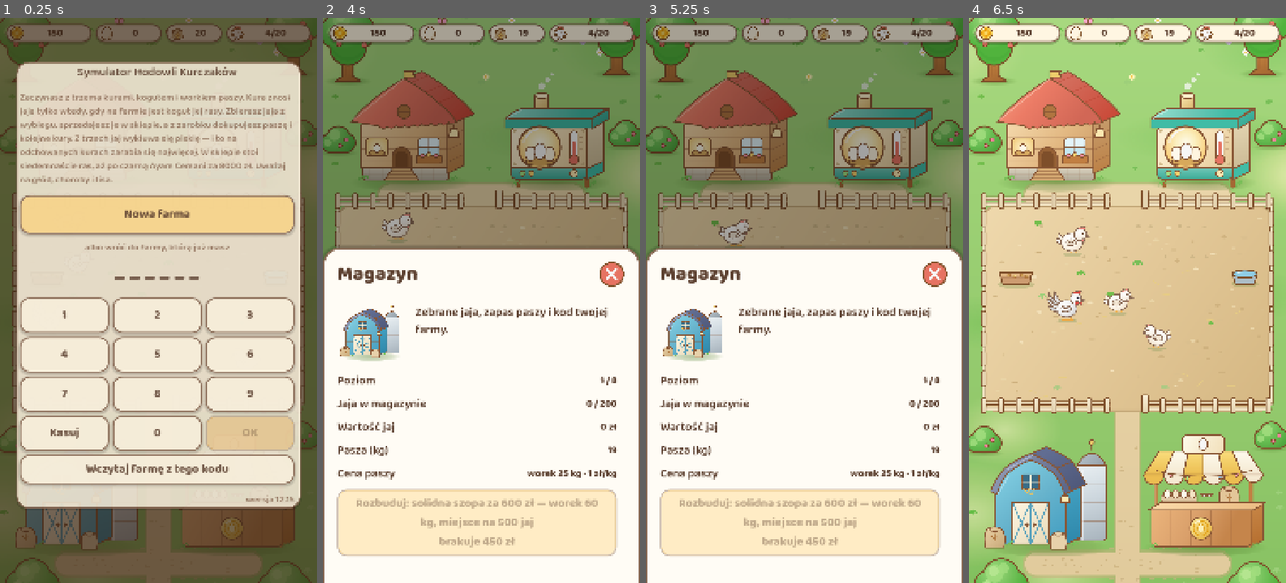
Above: before the commit, frames 1-4 (left to right).
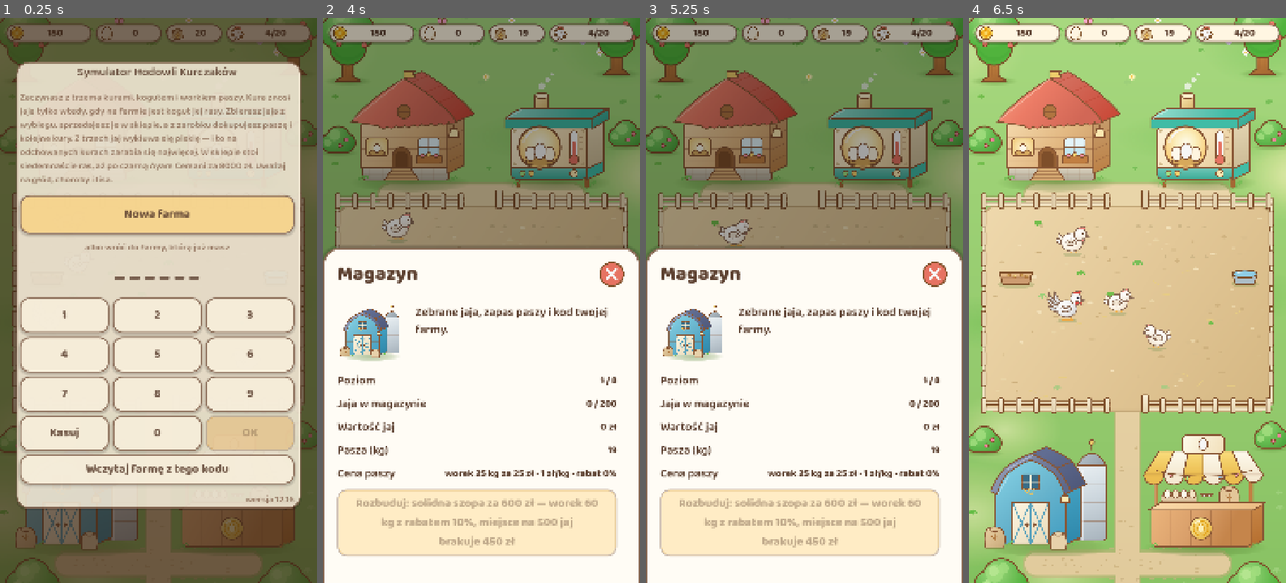
Above: after the commit, the same moments.

Repository: sodorn/kury
Game: Godot game, scene res://scenes/main/main.tscn
Same seed, same stepped clock (60 frames per second), same inputs: the game is played once before the commit and once after it.
Inputs (mouse positions are in pixels of both pictures, inside the frame that each line leads up to):
- Up to frame 1 (0.25 s): no input
- Up to frame 2 (4 s): click "Nowa farma" at 0.5 s; click "Zaczynamy!" at 1.25 s; move the mouse to (408, 131) at 2.02 s; click (408, 131) at 2.17 s; tap Enter at 2.75 s; move the mouse to (554, 131) at 2.77 s; click (554, 131) at 2.92 s; move the mouse to (402, 492) at 3.52 s; click (402, 492) at 3.67 s
- Up to frame 3 (5.25 s): move the mouse to (880, 492) at 4.27 s; click (880, 492) at 4.42 s; move the mouse to (899, 385) at 5.02 s; click (899, 385) at 5.17 s
- Up to frame 4 (6.5 s): move the mouse to (1032, 215) at 5.77 s; click (1032, 215) at 5.92 s

The runs differ from the first frame. In frame 1, less than 0.1% of the frame differs, in the area x 77-92%, y 84-86%; in frame 2, 0.9%, in the area x 18-93%, y 80-91%; in frame 3, 0.9%; in frame 4, nothing differs.

Commit message:
Wersja 12.16: hurt paszy, jaja po 100, potwierdzenie kupna, spojne napisy
Cena paszy
- Magazyn pokazywal "worek 60 kg · 0 zl/kg". Cena za kg (0,95 zl)
  szla przez NumberFormat.money(), ktore obcina do pelnych zlotych w dol.
  Teraz small_money: "worek 60 kg za 54 zl · 90 gr/kg · rabat 10%".

Hurt (wlasciciel: rabat 10-40%, rosnie ze skala, wiecej paszy naraz)
- Poziomy magazynu maja pack_discount zamiast gotowej pack_price:
  10 / 15 / 20 / 25 / 30 / 35 / 40%. Cena worka liczona z ceny bazowej
  za kg (economy.feed_pack_price / feed_pack_size). Worki: 60, 160, 400,
  1000, 2500, 6000, 15000 kg (poziom 2: 150 -> 160 kg, rowna cena 136 zl).
- Przyciski: "Kup worek paszy 60 kg za 54 zl (rabat 10%)", rozbudowa
  magazynu podaje rabat nastepnego poziomu.
- Test: z kazdym poziomem worek wiekszy, rabat wiekszy, kilogram tanszy,
  cena worka = kg x cena za kg z rabatem.

Jaja
- "Sprzedaj 100 jaj za X" zamiast sprzedazy wszystkich. Najstarsze jaja
  najpierw, ze wszystkich ras (FarmState.oldest_eggs) - te gnija pierwsze.
  Mniej niz 100 = przycisk sprzedaje resztke ("Sprzedaj 50 jaj").
  Wielkosc partii: economy.egg_sale_lot.
- Poprawna odmiana: 1 jajo, 2-4 jaja, 5 jaj, 12 jaj, 22 jaja.

Kupno kury i koguta z potwierdzeniem
- "Kupic kure Leghorn za 40 zl?" -> "Nie" / "Tak, kup".

Napisy
- Kup kure / Kup koguta / Sprzedaj kure / Sprzedaj koguta,
  "Sprzedaj chora kure do McDonalda", "Kup worek paszy".

Instrukcja: tabela magazynu z rabatem, sprzedaz po 100; przy okazji
"pusty magazyn = kury padaja po 3 min" -> 9 min (czas zegarowy).
Generator dokumentacji sam wylapal zmiane kluczy (pack_price znikl,
pack_discount i egg_sale_lot bez opisu) - opisy uzupelnione.

Testy: 1393 OK, 0 bledow. Test dymny OK (sprzedaz setki i resztki,
pytanie o kupno, "Nie" nic nie kupuje, cena za kg w magazynie).

Co-Authored-By: Claude Opus 5.5 <noreply@anthropic.com>
Claude-Session: https://claude.ai/code/session_01CjTjcWSUi8hfc7jxPFWk6D

Diff:
--- a/core/model/farm_state.gd
+++ b/core/model/farm_state.gd
@@ -495,13 +495,82 @@
 
 
 ## Worek paszy: rozmiar i cena przy obecnym poziomie magazynu.
+## Worek paszy przy obecnym magazynie. Cena liczona z ceny bazowej za kilogram
+## (economy.feed_pack_price / feed_pack_size) i rabatu hurtowego poziomu
+## magazynu (pack_discount, 0.10 = 10%). Wlasciciel: rabat 10-40%, rosnie ze
+## skala, a wiekszy magazyn to wiekszy worek.
 func feed_pack() -> Dictionary:
 	var economy: Dictionary = GameData.balance().get("economy", {})
+	var base_size := maxf(1.0, float(economy.get("feed_pack_size", 25)))
+	var base_kg := float(economy.get("feed_pack_price", 25)) / base_size
 	var upgrade := current_building_upgrade("storage")
+	var size := float(upgrade.get("pack_size", base_size))
+	var discount := clampf(float(upgrade.get("pack_discount", 0.0)), 0.0, 0.95)
+	var per_kg := base_kg * (1.0 - discount)
 	return {
-		"size": float(upgrade.get("pack_size", economy.get("feed_pack_size", 25))),
-		"price": float(upgrade.get("pack_price", economy.get("feed_pack_price", 60))),
+		"size": size,
+		# Do pelnych groszy, zeby cena na przycisku i pobrana kwota sie zgadzaly.
+		"price": round(size * per_kg * 100.0) / 100.0,
+		"per_kg": per_kg,
+		"discount": discount,
 	}
+
+
+## Ktore jaja pojda w nastepnej partii sprzedazy: NAJSTARSZE, niezaleznie od
+## rasy - wlasnie one najszybciej zgnija. Zwraca {rasa: sztuk}. Nic nie zmienia.
+func oldest_eggs(count: int) -> Dictionary:
+	var out := {}
+	# Kursor po wiaderkach kazdej rasy: [indeks wiaderka, zabrane z niego].
+	var cursor := {}
+	var spare := {}
+	for breed_id: String in eggs:
+		cursor[breed_id] = [0, 0]
+		# Jaja bez metryki wieku (stare zapisy) traktujemy jak najswiezsze.
+		var in_buckets := 0
+		for bucket: Array in egg_ages.get(breed_id, []):
+			in_buckets += int(bucket[0])
+		spare[breed_id] = maxi(0, int(eggs[breed_id]) - in_buckets)
+	var left := count
+	while left > 0:
+		var best := ""
+		var best_age := -1.0
+		for breed_id: String in cursor:
+			var buckets: Array = egg_ages.get(breed_id, [])
+			var at: Array = cursor[breed_id]
+			if int(at[0]) < buckets.size():
+				var age := float(buckets[int(at[0])][1])
+				if age > best_age:
+					best_age = age
+					best = breed_id
+			elif int(spare[breed_id]) > 0 and best_age < 0.0:
+				best = breed_id
+				best_age = 0.0
+		if best.is_empty():
+			break
+		var buckets: Array = egg_ages.get(best, [])
+		var at: Array = cursor[best]
+		var take := 0
+		if int(at[0]) < buckets.size():
+			var room := int(buckets[int(at[0])][0]) - int(at[1])
+			take = mini(room, left)
+			at[1] = int(at[1]) + take
+			if int(at[1]) >= int(buckets[int(at[0])][0]):
+				at[0] = int(at[0]) + 1
+				at[1] = 0
+		else:
+			take = mini(int(spare[best]), left)
+			spare[best] = int(spare[best]) - take
+		out[best] = int(out.get(best, 0)) + take
+		left -= take
+	return out
+
+
+## Wartosc zestawu jaj {rasa: sztuk}.
+static func eggs_worth(lot: Dictionary) -> float:
+	var total := 0.0
+	for breed_id: String in lot:
+		total += float(lot[breed_id]) * egg_value(breed_id)
+	return total
 
 
 ## Ile razy rzadziej przychodzi lis dzieki plotowi albo psu.
--- a/core/util/game_data.gd
+++ b/core/util/game_data.gd
@@ -11,7 +11,7 @@
 ## Numer wersji gry. Jedno miejsce do podbicia przy wydaniu — pokazuje sie
 ## na ekranie powitalnym, zeby bylo widac, czy przegladarka wczytala nowa
 ## wersje, czy podsunela stara z pamieci.
-const VERSION := "12.15"
+const VERSION := "12.16"
 
 static var _balance: Dictionary = {}
 static var _buildings: Array = []
--- a/core/util/number_format.gd
+++ b/core/util/number_format.gd
@@ -41,3 +41,15 @@
 	if grosze % 100 == 0:
 		return money(amount)
 	return "%d,%02d zł" % [grosze / 100, grosze % 100]
+
+
+## Liczba jaj z poprawna polska koncowka: 1 jajo, 2-4 jaja, 5 jaj, 22 jaja,
+## 12 jaj, 100 jaj.
+static func eggs(count: int) -> String:
+	var n := absi(count)
+	var word := "jaj"
+	if n == 1:
+		word = "jajo"
+	elif n % 10 >= 2 and n % 10 <= 4 and not (n % 100 >= 12 and n % 100 <= 14):
+		word = "jaja"
+	return "%s %s" % [grouped(count), word]
--- a/data/balance.json
+++ b/data/balance.json
@@ -21,6 +21,7 @@
     "_opis_kogut": "Kogut kosztuje 250% ceny kury tej samej rasy (Tomek, 2026-11-24). Jeden kogut obsluguje cala rase, wiec przy cenie kury byl najtanszym obowiazkowym zakupem w grze.",
     "feed_per_hen_minute": 0.34,
     "chick_feed_multiplier": 0.5,
+    "egg_sale_lot": 100,
     "egg_spoil_hours": 4.0
   },
   "run": {
@@ -194,49 +195,49 @@
         {
           "name": "STORE_T1",
           "pack_size": 60,
-          "pack_price": 57,
+          "pack_discount": 0.10,
           "price": 600,
           "egg_capacity": 500
         },
         {
           "name": "STORE_T2",
-          "pack_size": 150,
-          "pack_price": 135,
+          "pack_size": 160,
+          "pack_discount": 0.15,
           "price": 3000,
           "egg_capacity": 1000
         },
         {
           "name": "STORE_T3",
           "pack_size": 400,
-          "pack_price": 340,
+          "pack_discount": 0.20,
           "price": 10500,
           "egg_capacity": 2000
         },
         {
           "name": "STORE_T4",
           "pack_size": 1000,
-          "pack_price": 800,
+          "pack_discount": 0.25,
           "price": 30000,
           "egg_capacity": 10000
         },
         {
           "name": "STORE_T5",
           "pack_size": 2500,
-          "pack_price": 1875,
+          "pack_discount": 0.30,
           "price": 80000,
           "egg_capacity": 50000
         },
         {
           "name": "STORE_T6",
           "pack_size": 6000,
-          "pack_price": 4200,
+          "pack_discount": 0.35,
           "price": 200000,
           "egg_capacity": 150000
         },
         {
           "name": "STORE_T7",
           "pack_size": 15000,
-          "pack_price": 9750,
+          "pack_discount": 0.40,
           "price": 540000,
           "egg_capacity": 500000
         }
--- a/data/strings.csv
+++ b/data/strings.csv
@@ -95,9 +95,9 @@
 STORE_T6,"wielki silos"
 STORE_T7,"elewator"
 PANEL_UPGRADE_GUARD,"Kup %s za %s — lis odejdzie z niczym w %d%% podejść"
-PANEL_UPGRADE_STORAGE,"Rozbuduj: %s za %s — worek %d kg, miejsce na %s jaj"
+PANEL_UPGRADE_STORAGE,"Rozbuduj: %s za %s — worek %d kg z rabatem %d%%, miejsce na %s jaj"
 PANEL_FEED_PRICE,Cena paszy
-PANEL_FEED_PRICE_VALUE,"worek %d kg · %s/kg"
+PANEL_FEED_PRICE_VALUE,"worek %d kg za %s · %s/kg · rabat %d%%"
 PANEL_SICK,Chore kury
 PANEL_VACCINATED,Zaszczepione
 PANEL_CHICKS,Pisklęta
@@ -112,6 +112,9 @@
 CONFIRM_SELL_HEN,"Sprzedać kurę %s za %s?"
 CONFIRM_SELL_ROOSTER,"Sprzedać koguta %s za %s?"
 CONFIRM_YES,"Tak, sprzedaj"
+CONFIRM_YES_BUY,"Tak, kup"
+CONFIRM_BUY_HEN,"Kupić kurę %s za %s?"
+CONFIRM_BUY_ROOSTER,"Kupić koguta %s za %s?"
 CONFIRM_NO,"Nie"
 PANEL_EGGS_WORTH,Wartość jaj
 PANEL_NEXT_EGG,Najbliższe jajko
@@ -131,13 +134,14 @@
 PANEL_SERVER_OK,połączony
 PANEL_SERVER_DOWN,"brak połączenia"
 PANEL_CLOUD_OFF,"Zapis na serwerze: wyłączony (gra zapisuje się w tej przeglądarce)"
-PANEL_SELL_EGGS,"Sprzedaj jaja (%d szt. za %s)"
-PANEL_BUY_FEED,"Kup paszę (%d kg za %s)"
+PANEL_SELL_EGGS,"Sprzedaj %s za %s"
+PANEL_BUY_FEED,"Kup worek paszy %d kg za %s"
+PANEL_BUY_FEED_DISCOUNT,"Kup worek paszy %d kg za %s (rabat %d%%)"
 PANEL_BUY_MEDICINE,"Kup lek za %s — wyleczy najdroższą chorą kurę (chorych: %d)"
 PANEL_BUY_VACCINE,"Zaszczep stado za %s (bez szczepienia: %d)"
 PANEL_VACCINE_NOTE,"Szczepienie chroni do końca życia, ale tylko kury, które żyją w chwili szczepienia. Nowe pisklęta trzeba zaszczepić osobno."
-PANEL_BUY_HEN,"Kup za %s (masz %d szt.)"
-PANEL_SELL_HEN,"Sprzedaj za %s (masz %d szt.)"
+PANEL_BUY_HEN,"Kup kurę za %s (masz %d)"
+PANEL_SELL_HEN,"Sprzedaj kurę za %s (masz %d)"
 PANEL_UPGRADE_INCUBATOR,"Rozbuduj: %s — %d miejsc za %s"
 PANEL_LOCKED,Zablokowana
 PANEL_LOCKED_PRICE,"Cena po odblokowaniu: %s"
@@ -161,7 +165,7 @@
 PANEL_INCUBATOR_EMPTY,"Inkubator pusty — włóż jaja przyciskiem niżej"
 PANEL_INCUBATOR_SPEED,"Rozbudowa dodaje miejsca, nie przyspiesza wykluwania"
 PANEL_NO_OWN_BREEDS,"Najpierw kup choć jedną kurę — z jej jaj wyklują się pisklęta tej samej rasy."
-PANEL_SOLD,"Sprzedano %d jaj za %s."
+PANEL_SOLD,"Sprzedano %s za %s."
 PANEL_FEED_BOUGHT,"Pasza dosypana do magazynu."
 PANEL_HEN_BOUGHT,"%s dołączyła do stada."
 PANEL_HEN_SOLD,"Sprzedano kurę rasy %s za %s."
@@ -257,7 +261,7 @@
 UPDATE_STUCK,"Jest nowa wersja gry (%s), ale przeglądarka trzyma starą. Odśwież stronę ręcznie."
 HINT_FOX_CHASED,"Pies wygryzł lisa z wybiegu. Ten uciekł, kulejąc."
 HINT_FOX_KILLED,"Pies dopadł lisa i rozszarpał go na trawie. Następny długo się nie pokaże."
-PANEL_CULL_HEN,"Sprzedaj chorą do McDonalda za %s (chorych: %d)"
+PANEL_CULL_HEN,"Sprzedaj chorą kurę do McDonalda za %s (chorych: %d)"
 PANEL_HEN_CULLED,"Chora sztuka rasy %s została ubita."
 ALERT_NO_FEED_TITLE,"Skończyła się pasza"
 ALERT_NO_FEED_BODY,"Bez paszy kury przestają znosić jaja, inkubator i odchów stają, a po trzech minutach stado zaczyna padać — tym szybciej, im jest większe. Kup worek w sklepie."
--- a/project.godot
+++ b/project.godot
@@ -11,7 +11,7 @@
 [application]
 
 config/name="Chicken Farm Simulator"
-config/version="12.15"
+config/version="12.16"
 run/main_scene="res://scenes/main/main.tscn"
 config/features=PackedStringArray("4.7", "GL Compatibility")
 config/icon="res://assets/icon.svg"
--- a/scenes/ui/panels/building_panel.gd
+++ b/scenes/ui/panels/building_panel.gd
@@ -292,12 +292,15 @@
 					int(Game.state.eggs.get(breed_id, 0)),
 					NumberFormat.money(int(Game.state.eggs.get(breed_id, 0)) * FarmState.egg_value(breed_id))])
 
+	# Cena za kilogram jest ponizej zlotowki - zwykle money() obcina do pelnych
+	# zlotych w dol i pokazywalo "0 zl/kg" (zgloszenie wlasciciela).
 	_add_row("PANEL_FEED_PRICE",
 			func() -> String:
 				var pack := Game.state.feed_pack()
 				return tr("PANEL_FEED_PRICE_VALUE") % [
-					int(pack["size"]),
-					NumberFormat.money(float(pack["price"]) / maxf(1.0, float(pack["size"])))])
+					int(pack["size"]), NumberFormat.money(float(pack["price"])),
+					NumberFormat.small_money(float(pack["per_kg"])),
+					int(round(float(pack["discount"]) * 100.0))])
 	_add_action(true,
 			func() -> bool: return Game.state.money >= float(
 					Game.state.next_building_upgrade("storage").get("price", 0)),
@@ -308,6 +311,7 @@
 					tr(String(upgrade.get("name", ""))),
 					NumberFormat.money(float(upgrade.get("price", 0))),
 					int(size),
+					int(round(float(upgrade.get("pack_discount", 0.0)) * 100.0)),
 					NumberFormat.grouped(int(upgrade.get("egg_capacity", 0)))],
 			func() -> void: _on_upgrade("storage"),
 			func() -> bool: return not Game.state.next_building_upgrade("storage").is_empty(),
@@ -446,16 +450,25 @@
 
 ## Sklep: jaja, pasza, weterynaria i karty ras ze zdjeciem.
 func _build_shop() -> void:
+	# Jaja idą partiami (economy.egg_sale_lot), najstarsze najpierw. Gdy
+	# zostalo mniej niz partia, przycisk sprzedaje resztke - inaczej zgnilaby.
 	_add_action(true,
 			func() -> bool: return Game.state.egg_count() > 0,
-			func() -> String: return tr("PANEL_SELL_EGGS") % [
-				Game.state.egg_count(), NumberFormat.money(Game.state.eggs_value())],
+			func() -> String:
+				var n := mini(Game.egg_sale_lot(), Game.state.egg_count())
+				var lot := Game.state.oldest_eggs(n)
+				return tr("PANEL_SELL_EGGS") % [
+					NumberFormat.eggs(n), NumberFormat.money(FarmState.eggs_worth(lot))],
 			_on_sell_eggs)
 
 	_add_action(false,
 			func() -> bool: return Game.state.money >= float(Game.state.feed_pack()["price"]),
 			func() -> String:
 				var pack := Game.state.feed_pack()
+				if float(pack["discount"]) > 0.0:
+					return tr("PANEL_BUY_FEED_DISCOUNT") % [
+						int(pack["size"]), NumberFormat.money(float(pack["price"])),
+						int(round(float(pack["discount"]) * 100.0))]
 				return tr("PANEL_BUY_FEED") % [
 					int(pack["size"]), NumberFormat.money(float(pack["price"]))],
 			_on_buy_feed)
@@ -601,10 +614,10 @@
 
 
 func _on_sell_eggs() -> void:
-	var sold := Game.state.egg_count()
-	var earned := Game.sell_eggs()
+	var sold := mini(Game.egg_sale_lot(), Game.state.egg_count())
+	var earned := Game.sell_eggs(sold)
 	if earned > 0.0:
-		_flash(tr("PANEL_SOLD") % [sold, NumberFormat.money(earned)])
+		_flash(tr("PANEL_SOLD") % [NumberFormat.eggs(sold), NumberFormat.money(earned)])
 
 
 func _on_buy_feed() -> void:
@@ -612,7 +625,17 @@
 		_flash(tr("PANEL_FEED_BOUGHT"))
 
 
+## Kupno tez idzie przez potwierdzenie (wlasciciel, 24.11) - droga rasa to
+## tysiace zlotych, a przycisk stoi tuz obok sprzedazy.
 func _on_buy_hen(breed_id: String, breed_name: String, rooster: bool = false) -> void:
+	var price := FarmState.hen_buy_price(breed_id, rooster)
+	var key := "CONFIRM_BUY_ROOSTER" if rooster else "CONFIRM_BUY_HEN"
+	_ask(tr(key) % [breed_name, NumberFormat.money(price)],
+			func() -> void: _do_buy_hen(breed_id, breed_name, rooster),
+			tr("CONFIRM_YES_BUY"))
+
+
+func _do_buy_hen(breed_id: String, breed_name: String, rooster: bool) -> void:
 	if Game.buy_hen(breed_id, rooster):
 		var key := "PANEL_ROOSTER_BOUGHT" if rooster else "PANEL_HEN_BOUGHT"
 		_flash(tr(key) % breed_name)
@@ -646,7 +669,7 @@
 ## Pytanie "na pewno?" w srodku panelu. Celowo nie jest to okno systemowe:
 ## gra chodzi w przegladarce na telefonie, gdzie wlasne okienko wyglada
 ## obco i potrafi sie nie zmiescic.
-func _ask(question: String, on_yes: Callable) -> void:
+func _ask(question: String, on_yes: Callable, yes_text: String = "") -> void:
 	if _confirm != null and is_instance_valid(_confirm):
 		_confirm.queue_free()
 	# Zaslona na caly panel: przyciemnia tlo, lapie dotkniecia, zeby nie
@@ -675,7 +698,7 @@
 	var buttons := HBoxContainer.new()
 	buttons.add_theme_constant_override("separation", 18)
 	var yes := Button.new()
-	yes.text = tr("CONFIRM_YES")
+	yes.text = yes_text if not yes_text.is_empty() else tr("CONFIRM_YES")
 	yes.theme_type_variation = &"PrimaryButton"
 	yes.size_flags_horizontal = Control.SIZE_EXPAND_FILL
 	var no := Button.new()
--- a/services/game.gd
+++ b/services/game.gd
@@ -504,15 +504,34 @@
 
 
 ## Sprzedaje wszystkie zebrane jaja. Zwraca zarobek w zlotowkach.
-func sell_eggs() -> float:
-	var earned := state.eggs_value()
+## Sprzedaje jaja. `count` > 0 = tylko tyle sztuk, najstarsze najpierw
+## (przycisk w sklepie sprzedaje partiami - economy.egg_sale_lot). Bez
+## argumentu - wszystkie. Zwraca zarobek.
+func sell_eggs(count: int = 0) -> float:
+	if count <= 0:
+		var earned_all := state.eggs_value()
+		if earned_all <= 0.0:
+			return 0.0
+		state.money += earned_all
+		state.eggs.clear()
+		state.egg_ages.clear()
+		Events.resources_changed.emit()
+		return earned_all
+	var lot := state.oldest_eggs(count)
+	var earned := 0.0
+	for breed_id: String in lot:
+		var taken := state.take_eggs(breed_id, int(lot[breed_id]))
+		earned += taken * FarmState.egg_value(breed_id)
 	if earned <= 0.0:
 		return 0.0
 	state.money += earned
-	state.eggs.clear()
-	state.egg_ages.clear()
 	Events.resources_changed.emit()
 	return earned
+
+
+## Ile jaj idzie w jednej partii sprzedazy.
+func egg_sale_lot() -> int:
+	return maxi(1, int(GameData.balance().get("economy", {}).get("egg_sale_lot", 100)))
 
 
 # --- pasza --------------------------------------------------------------
--- a/tests/run_tests.gd
+++ b/tests/run_tests.gd
@@ -41,6 +41,7 @@
 	_test_dog()
 	_test_dog_in_action()
 	_test_dog_offline()
+	_test_egg_lots()
 	_test_breed_gating()
 	_test_guard_migration()
 	_test_fox_return_speed()
@@ -1297,14 +1298,26 @@
 			poprzednia_wartosc = wartosc
 			poprzedni_koszt_jednostki = koszt_jednostki
 
-	# Magazyn ma sens tylko wtedy, gdy kilogram paszy z kazdym poziomem tanieje.
-	var economy: Dictionary = GameData.balance().get("economy", {})
-	var za_kg := float(economy.get("feed_pack_price", 25)) / maxf(1.0, float(economy.get("feed_pack_size", 25)))
-	for poziom: Dictionary in (GameData.balance().get("buildings", {}).get("storage", {}).get("upgrades", []) as Array):
-		var nowy := float(poziom.get("pack_price", 0)) / maxf(1.0, float(poziom.get("pack_size", 1)))
-		_check(nowy < za_kg, "%s: kilogram paszy tanieje (%.2f -> %.2f)"
-				% [String(poziom.get("name", "")), za_kg, nowy])
-		za_kg = nowy
+	# Hurt: kazdy poziom magazynu to wiekszy worek i wiekszy rabat, wiec
+	# kilogram paszy tanieje (wlasciciel: rabat 10-40% rosnie ze skala).
+	var stan := FarmState.new()
+	var poprzedni := stan.feed_pack()
+	_check(is_zero_approx(float(poprzedni["discount"])), "bez rozbudowy magazynu nie ma rabatu")
+	var poziomy: Array = GameData.balance().get("buildings", {}).get("storage", {}).get("upgrades", [])
+	for i in poziomy.size():
+		stan.storage_level = i + 1
+		var worek := stan.feed_pack()
+		var nazwa := String(poziomy[i].get("name", ""))
+		_check(float(worek["discount"]) > float(poprzedni["discount"]),
+				"%s: rabat rosnie (%.0f%% -> %.0f%%)" % [nazwa,
+				float(poprzedni["discount"]) * 100.0, float(worek["discount"]) * 100.0])
+		_check(float(worek["discount"]) < 0.95, "%s: rabat ponizej 95%%" % nazwa)
+		_check(float(worek["size"]) > float(poprzedni["size"]), "%s: worek wiekszy" % nazwa)
+		_check(float(worek["per_kg"]) < float(poprzedni["per_kg"]), "%s: kilogram tanieje" % nazwa)
+		_check(is_equal_approx(float(worek["price"]),
+				round(float(worek["size"]) * float(worek["per_kg"]) * 100.0) / 100.0),
+				"%s: cena worka = kg x cena za kg z rabatem" % nazwa)
+		poprzedni = worek
 
 	# Inkubator nie moze wyprzedzic kurnika: nie ma gdzie wstawic piskląt.
 	var coop_max := 0
@@ -1533,6 +1546,45 @@
 ## przy grze w tle lis zabieral caly lup naraz, a pies nie dostawal nawet
 ## jednego rzutu kostka — czyli w nocy, gdy jest najbardziej potrzebny,
 ## nie robil nic. Sredni lup z wielu wizyt: bez psa, z kundlem, z owczarkiem.
+## Sklep sprzedaje jaja partiami po economy.egg_sale_lot, najstarsze najpierw
+## - bez wzgledu na rase, bo to najstarsze gnija najszybciej.
+func _test_egg_lots() -> void:
+	Game.new_game()
+	var s := Game.state
+	s.eggs.clear()
+	s.egg_ages.clear()
+	s.add_egg("cemani", 30)
+	s.age_eggs(3600.0, 999999.0)  # cemani: godzina
+	s.add_egg("leghorn", 150)
+	s.age_eggs(600.0, 999999.0)   # cemani 70 min, leghorn 10 min
+	s.add_egg("marans", 20)     # swieze
+	var partia := s.oldest_eggs(100)
+	_check(int(partia.get("cemani", 0)) == 30, "partia zaczyna od najstarszych (cemani 30)")
+	_check(int(partia.get("leghorn", 0)) == 70, "potem kolejne wedlug wieku (leghorn 70)")
+	_check(not partia.has("marans"), "swieze jaja zostaja")
+	_check(s.egg_count() == 200, "podglad partii niczego nie zabiera")
+	var oczekiwane := FarmState.eggs_worth(partia)
+	var pieniadze := s.money
+	var zarobek := Game.sell_eggs(100)
+	_check(is_equal_approx(zarobek, oczekiwane), "sprzedaz daje tyle, ile pokazal przycisk")
+	_check(is_equal_approx(s.money, pieniadze + zarobek), "pieniadze doszly")
+	_check(s.egg_count() == 100, "zostalo 100 jaj")
+	_check(int(s.eggs.get("cemani", 0)) == 0 and int(s.eggs.get("leghorn", 0)) == 80
+			and int(s.eggs.get("marans", 0)) == 20, "zeszly dokladnie te z partii")
+	Game.sell_eggs(100)
+	Game.sell_eggs(100)
+	_check(s.egg_count() == 0, "resztka ponizej partii tez sie sprzedaje")
+	_check(Game.egg_sale_lot() == int(GameData.balance()["economy"].get("egg_sale_lot", -1)),
+			"wielkosc partii z balance.json")
+
+	for para: Array in [[1, "1 jajo"], [2, "2 jaja"], [4, "4 jaja"], [5, "5 jaj"], [12, "12 jaj"],
+			[14, "14 jaj"], [22, "22 jaja"], [100, "100 jaj"], [1003, NumberFormat.grouped(1003) + " jaja"]]:
+		_check(NumberFormat.eggs(int(para[0])) == String(para[1]),
+				"odmiana: %s (jest '%s')" % [para[1], NumberFormat.eggs(int(para[0]))])
+	# Cena za kilogram ponizej zlotowki nie moze wyjsc jako "0 zl".
+	_check(NumberFormat.small_money(0.9) == "90 gr", "90 groszy to '90 gr'")
+
+
 func _test_dog_offline() -> void:
 	var proby := 300
 	var sredni := func(dog: int) -> Array:
--- a/tests/smoke_ui.gd
+++ b/tests/smoke_ui.gd
@@ -59,6 +59,7 @@
 	await _test_unlock_popup()
 	await _test_farm_code_restore()
 	await _test_sick_and_fox_look()
+	await _test_feed_panels()
 	await _test_upgrade_looks()
 	await _test_dog_breeds()
 	await _test_fox_death()
@@ -263,10 +264,27 @@
 	if rows.size() < 3:
 		return
 
+	# Jaja schodza partiami po 100, a resztka ponizej setki tez.
+	Game.state.eggs.clear()
+	Game.state.egg_ages.clear()
+	Game.state.add_egg("leghorn", 150)
+	await _frames(20)
+	var sprzedaz := rows[0] as Button
+	_check(sprzedaz.text.begins_with("Sprzedaj 100 jaj za"),
+			"przycisk sprzedaje setke (jest '%s')" % sprzedaz.text)
 	var money_before: float = Game.state.money
-	(rows[0] as Button).emit_signal("pressed")
+	sprzedaz.emit_signal("pressed")
+	await _frames(20)
+	_check(Game.state.egg_count() == 50 and Game.state.money > money_before,
+			"po sprzedazy setki zostaje 50 jaj (jest %d)" % Game.state.egg_count())
+	_check(sprzedaz.text.begins_with("Sprzedaj 50 jaj za"), "potem przycisk sprzedaje resztke")
+	sprzedaz.emit_signal("pressed")
 	await _frames(10)
-	_check(Game.state.egg_count() == 0 and Game.state.money > money_before, "sprzedaz jaj dziala")
+	_check(Game.state.egg_count() == 0, "sprzedaz jaj dziala do konca")
+	_check(sprzedaz.disabled, "bez jaj przycisk jest wyszarzony")
+	var pasza_btn := rows[1] as Button
+	_check(pasza_btn.text.begins_with("Kup worek paszy"),
+			"przycisk paszy: 'Kup worek paszy ...' (jest '%s')" % pasza_btn.text)
 
 	var feed_before: float = Game.state.feed
 	(rows[1] as Button).emit_signal("pressed")
@@ -282,11 +300,33 @@
 	_check(last_card != null and last_card.disabled, "ale bez pieniedzy przycisk jest wyszarzony")
 
 	var hens_before: int = Game.state.hen_count()
+	_check(open_card != null and open_card.text.begins_with("Kup kurę za"),
+			"przycisk mowi 'Kup kurę za ...' (jest '%s')" % (open_card.text if open_card else ""))
 	if open_card != null:
 		open_card.emit_signal("pressed")
+	await _frames(20)
+	# Kupno idzie przez potwierdzenie (wlasciciel, 24.11).
+	_check(Game.state.hen_count() == hens_before, "samo klikniecie jeszcze nie kupuje")
+	var tak_kup := _button_labelled(tr("CONFIRM_YES_BUY"))
+	var nie_kup := _button_labelled(tr("CONFIRM_NO"))
+	_check(tak_kup != null and nie_kup != null, "pojawilo sie pytanie o kupno")
+	var ekran := Rect2(Vector2.ZERO, get_viewport().get_visible_rect().size)
+	if tak_kup != null:
+		_check(ekran.encloses(tak_kup.get_global_rect()), "'Tak, kup' miesci sie na ekranie")
+	_shot("pytanie_kupno.png")
+	if nie_kup != null:
+		nie_kup.emit_signal("pressed")
+	await _frames(20)
+	_check(Game.state.hen_count() == hens_before, "'Nie' niczego nie kupuje")
+	if open_card != null:
+		open_card.emit_signal("pressed")
+	await _frames(20)
+	tak_kup = _button_labelled(tr("CONFIRM_YES_BUY"))
+	if tak_kup != null:
+		tak_kup.emit_signal("pressed")
 	await _frames(30)
 	await _dismiss_unlock_popup()
-	_check(Game.state.hen_count() == hens_before + 1, "zakup kury dziala")
+	_check(Game.state.hen_count() == hens_before + 1, "zakup kury dziala po potwierdzeniu")
 	_check(_nodes_of_type("FarmChicken").size() == Game.state.hen_count(), "kupiona kura pojawila sie na wybiegu")
 	_shot("panel_po_zakupach.png")
 
@@ -1097,3 +1137,39 @@
 	_shot("lis_rozszarpany.png")
 	await _seconds(3.6)
 	_check(_nodes_of_type("FarmFox").is_empty(), "zwloki lisa w koncu znikaja")
+
+
+## Panele kurnika i magazynu na farmie jak u wlasciciela (22 kury, magazyn
+## na poziomie 1). Wlasciciel zglosil, ze "cena paszy wyglada blednie".
+func _test_feed_panels() -> void:
+	Game.state.chickens.clear()
+	for i in 22:
+		Game.state.chickens.append(Chicken.create("leghorn"))
+	Game.state.chickens.append(Chicken.create("leghorn", true))
+	Game.state.storage_level = 1
+	Game.state.feed = 1040.0
+	Game.state.money = 1431.0
+	for id: String in ["coop", "storage"]:
+		Events.building_tapped.emit(id, null)
+		await _frames(20)
+		var rows: Node = _main.get_node("Hud/Root/BuildingPanel/Sheet/Content/Scroll/Gutter/Scrollable/Rows")
+		var teksty: Array[String] = []
+		for label in rows.find_children("*", "Label", true, false):
+			if (label as Label).visible and not (label as Label).text.is_empty():
+				teksty.append((label as Label).text)
+		var calosc := " | ".join(teksty)
+		if id == "storage":
+			_check(not calosc.contains(" 0 zł/kg"), "cena paszy nie wychodzi jako 0 zl/kg (%s)" % calosc)
+			_check(calosc.contains("90 gr/kg") and calosc.contains("rabat 10%"),
+					"magazyn poziom 1: 90 gr/kg i rabat 10%% (%s)" % calosc)
+		var akcje: Node = _main.get_node("Hud/Root/BuildingPanel/Sheet/Content/Scroll/Gutter/Scrollable/Actions")
+		var przyciski: Array[String] = []
+		for b in akcje.find_children("*", "Button", true, false):
+			przyciski.append((b as Button).text)
+
+		_shot("panel_%s.png" % id)
+		Events.notice.emit("")
+		var panel: Node = _main.get_node("Hud/Root/BuildingPanel")
+		if panel.has_method("close"):
+			panel.close()
+		await _frames(20)
Not shown, changed: DOKUMENTACJA_TECHNICZNA.txt
Not shown, changed: INSTRUKCJA.txt
Binary file changed: data/strings.pl.translation
Not shown, changed: PROJECT_STATE.md
